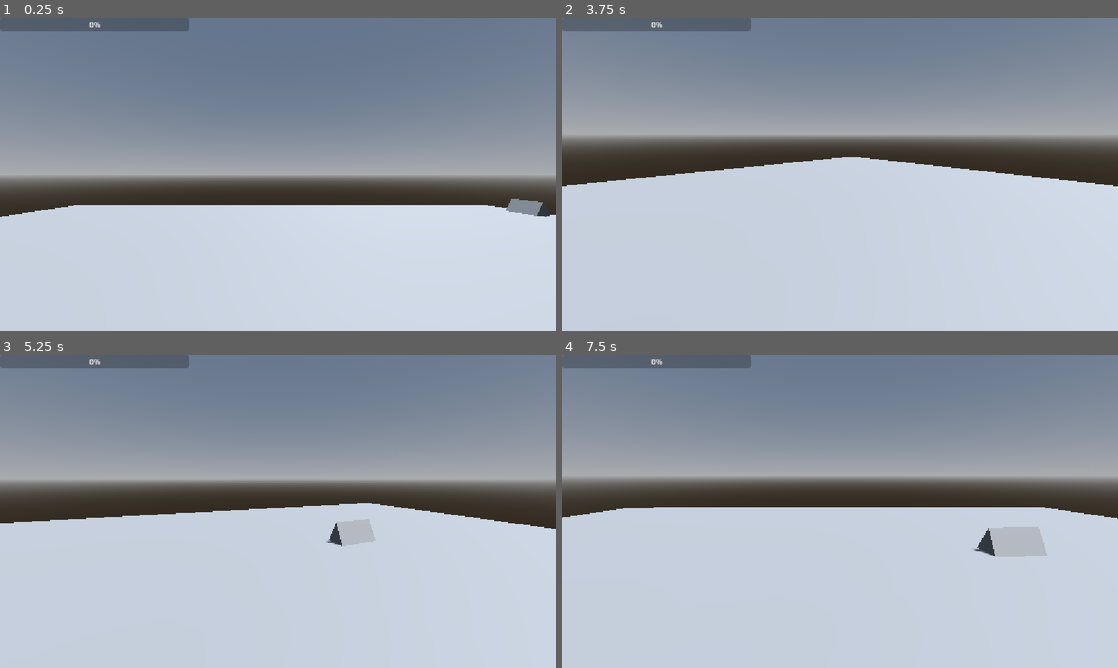
Above: before the commit, frames 1-4 (two rows, left to right).
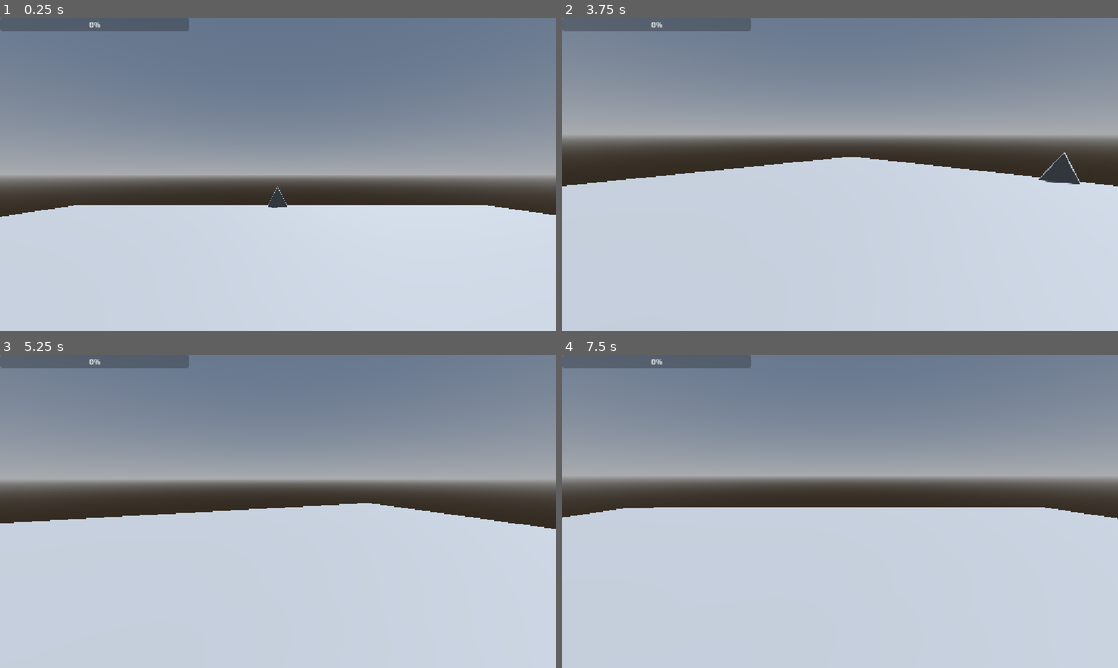
Above: after the commit, the same moments.

Repository: layo-dreem/eat-or-be-eaten
Game: Godot game, scene res://Scene/game.tscn
Same seed, same stepped clock (60 frames per second), same inputs: the game is played once before the commit and once after it.
Inputs (mouse positions are in pixels of both pictures, inside the frame that each line leads up to):
- Up to frame 1 (0.25 s): no input
- Up to frame 2 (3.75 s): tap Enter at 0.5, 2, 3.5 s; move the mouse to (962, 158) at 0.52 s; tap Space (howl) at 0.6, 1.25, 1.35, 2.1, 2.75, 2.85, 3.6 s; click (962, 158) at 0.67 s; move the mouse to (812, 174) at 1.27 s; move the mouse to (851, 168) at 2.02 s; move the mouse to (834, 180) at 2.77 s; move the mouse to (878, 177) at 3.52 s
- Up to frame 3 (5.25 s): tap Space (howl) at 4.25, 4.35, 5.1 s; move the mouse to (233, 508) at 4.27 s; move the mouse to (283, 511) at 5.02 s
- Up to frame 4 (7.5 s): move the mouse to (817, 505) at 5.77 s; tap Space (howl) at 5.85, 6.6, 7.35 s; move the mouse to (867, 511) at 6.52 s; move the mouse to (812, 511) at 7.27 s

The runs differ from the first frame. In frame 1, 0.4% of the frame differs, in the area x 48-99%, y 53-64%; in frame 2, 0.3%; in frame 3, 0.5%; in frame 4, 1.0%, in the area x 73-88%, y 54-65%.

Commit message:
Update: Player camera, Wolf behaviour

Diff:
--- a/Scene/game.tscn
+++ b/Scene/game.tscn
@@ -38,20 +38,55 @@
 [node name="Player" parent="." unique_id=111026033 instance=ExtResource("1_mhtsl")]
 transform = Transform3D(1, 0, 0, 0, 1, 0, 0, 0, 1, -0.16103691, 0.8591072, 0.005580187)
 
-[node name="Wolf1Positions" type="Node3D" parent="." unique_id=126561275]
-transform = Transform3D(1, 0, 0, 0, 1, 0, 0, 0, 1, -2, 0, -6)
+[node name="Wolf" parent="." unique_id=1222250232 node_paths=PackedStringArray("far_positions", "middle_positions", "close_positions") instance=ExtResource("2_w51g1")]
+transform = Transform3D(1, 0, 0, 0, 1, 0, 0, 0, 1, 1.1317439, 0, -1.106039)
+time_before_action = 5.0
+movement_chance = 100.0
+far_positions = [NodePath("../FarPositions/Far1"), NodePath("../FarPositions/Far2"), NodePath("../FarPositions/Far3"), NodePath("../FarPositions/Far4")]
+middle_positions = [NodePath("../MiddlePosition/Middle1"), NodePath("../MiddlePosition/Middle2"), NodePath("../MiddlePosition/Middle3"), NodePath("../MiddlePosition/Middle4")]
+close_positions = [NodePath("../ClosePosition/Close1"), NodePath("../ClosePosition/Close2"), NodePath("../ClosePosition/Close3"), NodePath("../ClosePosition/Close4")]
 
-[node name="Position1" type="Node3D" parent="Wolf1Positions" unique_id=875959742]
-transform = Transform3D(1, 0, 0, 0, 1, 0, 0, 0, 1, -2, 0, -1.7776604)
+[node name="FarPositions" type="Node3D" parent="." unique_id=816171522]
+transform = Transform3D(1, 0, 0, 0, 1, 0, 0, 0, 1, -0.05309677, 0.41109276, 0)
 
-[node name="Position2" type="Node3D" parent="Wolf1Positions" unique_id=1757276031]
-transform = Transform3D(1, 0, 0, 0, 1, 0, 0, 0, 1, -2, 0, 2.5295815)
+[node name="Far1" type="Node3D" parent="FarPositions" unique_id=1159923119]
+transform = Transform3D(1, 0, 0, 0, 1, 0, 0, 0, 1, -9.682041, 0, 0)
 
-[node name="Position3" type="Node3D" parent="Wolf1Positions" unique_id=433030188]
-transform = Transform3D(1, 0, 0, 0, 1, 0, 0, 0, 1, 2.6708188, 0, 2.5295815)
+[node name="Far2" type="Node3D" parent="FarPositions" unique_id=1113987256]
+transform = Transform3D(1, 0, 0, 0, 1, 0, 0, 0, 1, -0.13438606, 0, -10.00428)
 
-[node name="Wolf" parent="Wolf1Positions" unique_id=1222250232 node_paths=PackedStringArray("positions") instance=ExtResource("2_w51g1")]
-transform = Transform3D(1, 0, 0, 0, 1, 0, 0, 0, 1, 11.441057, 0, -1.8747602)
-positions = [NodePath("../Position1"), NodePath("../Position2"), NodePath("../Position3")]
-time_before_action = 5.0
-movement_chance = 70.0
+[node name="Far3" type="Node3D" parent="FarPositions" unique_id=123953734]
+transform = Transform3D(1, 0, 0, 0, 1, 0, 0, 0, 1, -0.11454201, 0, 9.943414)
+
+[node name="Far4" type="Node3D" parent="FarPositions" unique_id=1108556037]
+transform = Transform3D(1, 0, 0, 0, 1, 0, 0, 0, 1, 9.888035, 0, 0)
+
+[node name="MiddlePosition" type="Node3D" parent="." unique_id=1613599255]
+transform = Transform3D(0.7633453, 0, 0, 0, 1, 0, 0, 0, 0.8063732, -0.05309677, 0.41109276, 0)
+
+[node name="Middle1" type="Node3D" parent="MiddlePosition" unique_id=1230716417]
+transform = Transform3D(1, 0, 0, 0, 1, 0, 0, 0, 1, -9.630539, 0, 0)
+
+[node name="Middle2" type="Node3D" parent="MiddlePosition" unique_id=843154751]
+transform = Transform3D(1, 0, 0, 0, 1, 0, 0, 0, 1, -0.06303978, 0, 9.943414)
+
+[node name="Middle3" type="Node3D" parent="MiddlePosition" unique_id=1695468172]
+transform = Transform3D(1, 0, 0, 0, 1, 0, 0, 0, 1, 9.939537, 0, 0)
+
+[node name="Middle4" type="Node3D" parent="MiddlePosition" unique_id=1697457425]
+transform = Transform3D(1, 0, 0, 0, 1, 0, 0, 0, 1, -0.082883835, 0, -10.00428)
+
+[node name="ClosePosition" type="Node3D" parent="." unique_id=1006939900]
+transform = Transform3D(0.4163005, 0, 0, 0, 1, 0, 0, 0, 0.39663538, -0.05309677, 0.41109276, 0)
+
+[node name="Close1" type="Node3D" parent="ClosePosition" unique_id=833175763]
+transform = Transform3D(1, 0, 0, 0, 1, 0, 0, 0, 1, -9.630539, 0, 0)
+
+[node name="Close2" type="Node3D" parent="ClosePosition" unique_id=733226375]
+transform = Transform3D(1, 0, 0, 0, 1, 0, 0, 0, 1, -0.06303978, 0, 9.943414)
+
+[node name="Close3" type="Node3D" parent="ClosePosition" unique_id=1126043885]
+transform = Transform3D(1, 0, 0, 0, 1, 0, 0, 0, 1, 9.939537, 0, 0)
+
+[node name="Close4" type="Node3D" parent="ClosePosition" unique_id=527097826]
+transform = Transform3D(1, 0, 0, 0, 1, 0, 0, 0, 1, -0.082883835, 0, -10.00428)
--- a/Script/player.gd
+++ b/Script/player.gd
@@ -6,22 +6,24 @@
 @onready var head: Node3D = $Head
 @onready var camera: Camera3D = $Head/Camera3D
 
+var yaw: float = 0.0
+var pitch: float = 0.0
 
-# Called when the node enters the scene tree for the first time.
 func _ready() -> void:
-	pass # Replace with function body.
+	yaw = head.rotation.y
+	pitch = camera.rotation.x
 
-
-# Called every frame. 'delta' is the elapsed time since the previous frame.
 func _process(delta: float) -> void:
 	if Input.is_action_just_pressed("howl") && !owl_sfx.playing:
 		owl_sfx.play()
 
 func _unhandled_input(event: InputEvent) -> void:
 	if event is InputEventMouseMotion and Input.mouse_mode == Input.MOUSE_MODE_CAPTURED:
-		head.rotate_y(-event.relative.x * look_sensitivity)
-		camera.rotate_x(-event.relative.y * look_sensitivity)
-		camera.rotation.x = clamp(camera.rotation.x, deg_to_rad(-80), deg_to_rad(80))
+		yaw = clampf(yaw - event.relative.x * look_sensitivity, -TAU, TAU)
+		pitch = clampf(pitch - event.relative.y * look_sensitivity, deg_to_rad(-80), deg_to_rad(80))
+
+		head.rotation.y = yaw
+		camera.rotation.x = pitch
 
 	if event is InputEventMouseButton and event.pressed:
 		Input.mouse_mode = Input.MOUSE_MODE_CAPTURED
--- a/Script/wolf.gd
+++ b/Script/wolf.gd
@@ -1,22 +1,48 @@
 extends Node3D
 
-@export var positions: Array[Node3D]
 @export var time_before_action: float #En seconde
 @export var movement_chance:float # En pourcentage
+
+@export var far_positions: Array[Node3D]
+@export var middle_positions: Array[Node3D]
+@export var close_positions: Array[Node3D]
+
+var all_positions: Array[Array]
 
 @onready var action_timer: Timer = $ActionTimer
 
 var position_index:int = 0
-# Called when the node enters the scene tree for the first time.
+var proximity_index:int = 0
 func _ready() -> void:
 	action_timer.wait_time = time_before_action
 	action_timer.start()
+	all_positions = [far_positions, middle_positions, close_positions]
 
+	position_index = randi_range(0, all_positions[0].size() - 1)
+	position = all_positions[0][position_index].global_position
 
 func _on_action_timer_timeout() -> void:
-	if	randi_range(0, 100) < movement_chance:
-		position_index = position_index +1
-		if position_index >= positions.size():
-			print("You lost")
+	var chance := randf() * 100.0
+	if chance < movement_chance:
+		var last_row := all_positions.size() - 1
+
+		if randi_range(0, 1) == 0:
+			if proximity_index < last_row:
+				proximity_index += 1
+				print("Get close")
+			else:
+				print("Perdu")
+				action_timer.stop()
+				return
 		else:
-			position = positions[position_index].position
+			if position_index + 1 < all_positions[proximity_index].size():
+				position_index += 1
+			else:
+				position_index = 0
+			print("Not Get close")
+	else:
+		print("Miss")
+
+	position_index = mini(position_index, all_positions[proximity_index].size() - 1)
+
+	position = all_positions[proximity_index][position_index].global_position
